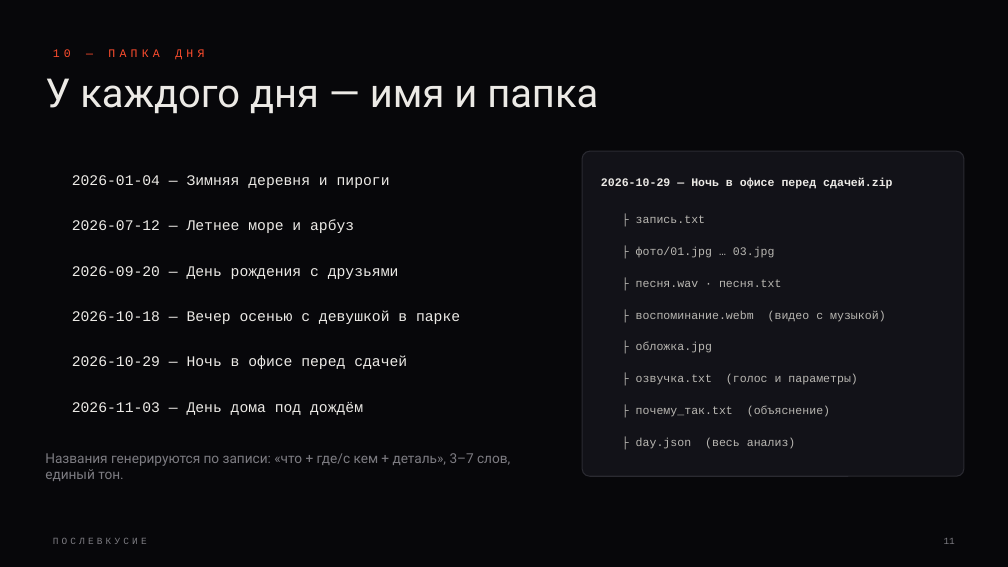
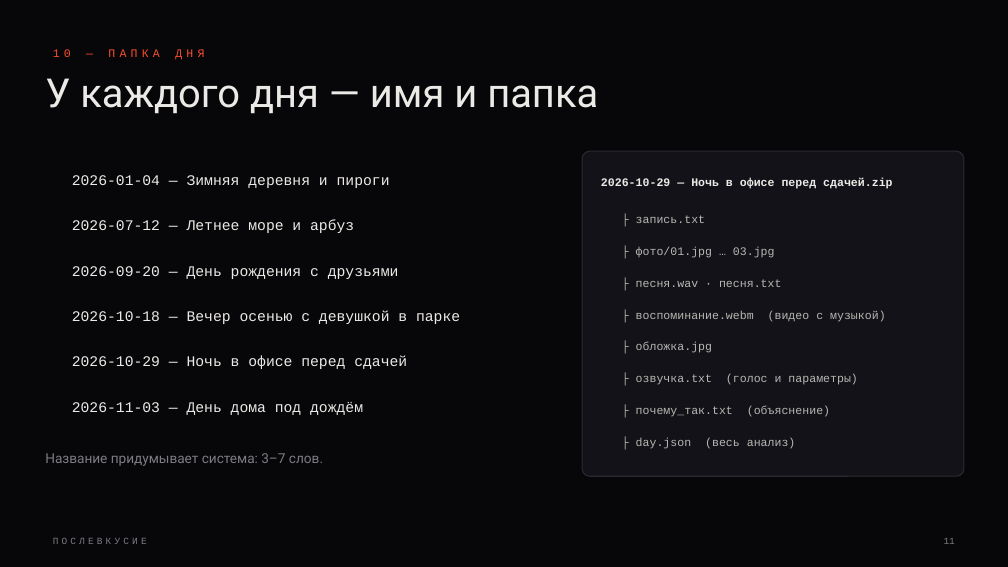
Before and after one commit to asylbeksofiev-pixel/poslevkusie, a slide deck: slide 11 of docs/presentation/Послевкусие — презентация.pptx. Drawn at 1008x567 pixels with LibreOffice and Linux fonts; fonts in the diff are those of the drawing. Boxes give left, top, right and bottom in pixels: in the first picture for what was removed or moved away, otherwise in the second. Text is boxed around its words. In the diff, an @@ line names an element or a change of style, - is before the commit and + after.

Commit message:
Надёжность и полировка: библиотеки без CDN, чёткий рендер и любые пропорции фото, звук в видео для ссылок, стабильная главная, запись дня в 3 шага, визуальная «Система», лёгкая страница дня, короче тексты

```diff
--- a/docs/presentation/Послевкусие — презентация.pptx
+++ b/docs/presentation/Послевкусие — презентация.pptx
@@ text at box(45, 453, 323, 466): text changed @@
-Названия генерируются по записи: «что + где/с кем + деталь», 3–7 слов, единый тон.
+Название придумывает система: 3–7 слов.
```
Also in this commit, not shown: 13 other slides changed, 1 slide added, 1 slide removed, 20 other files.
